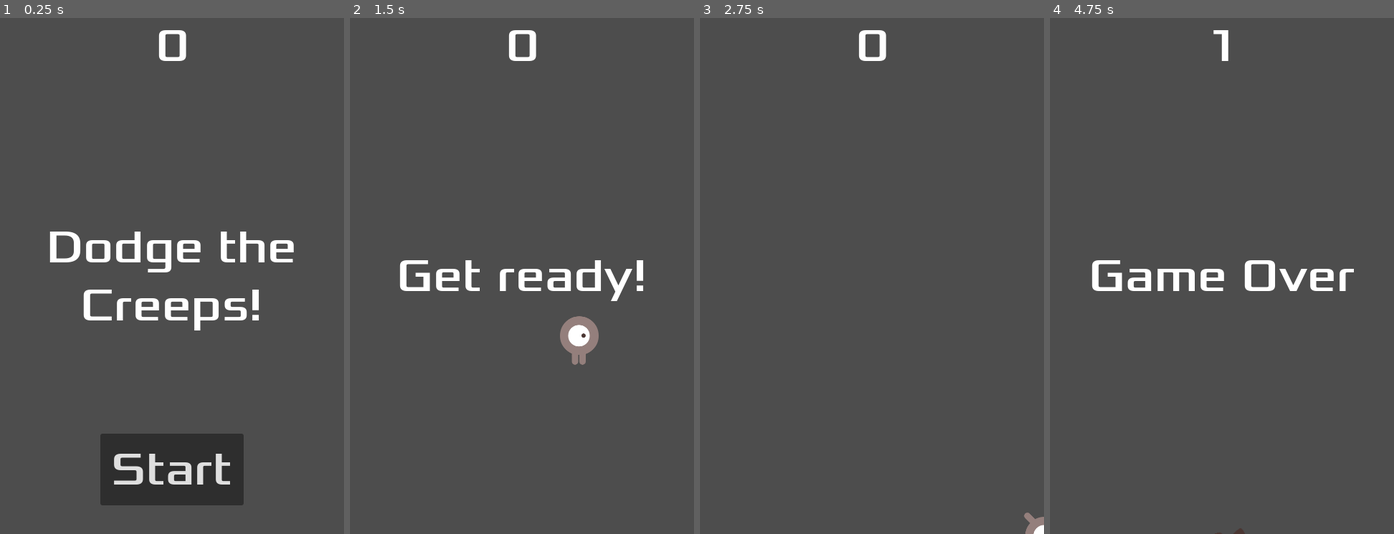
Above: before the commit, frames 1-4 (left to right).
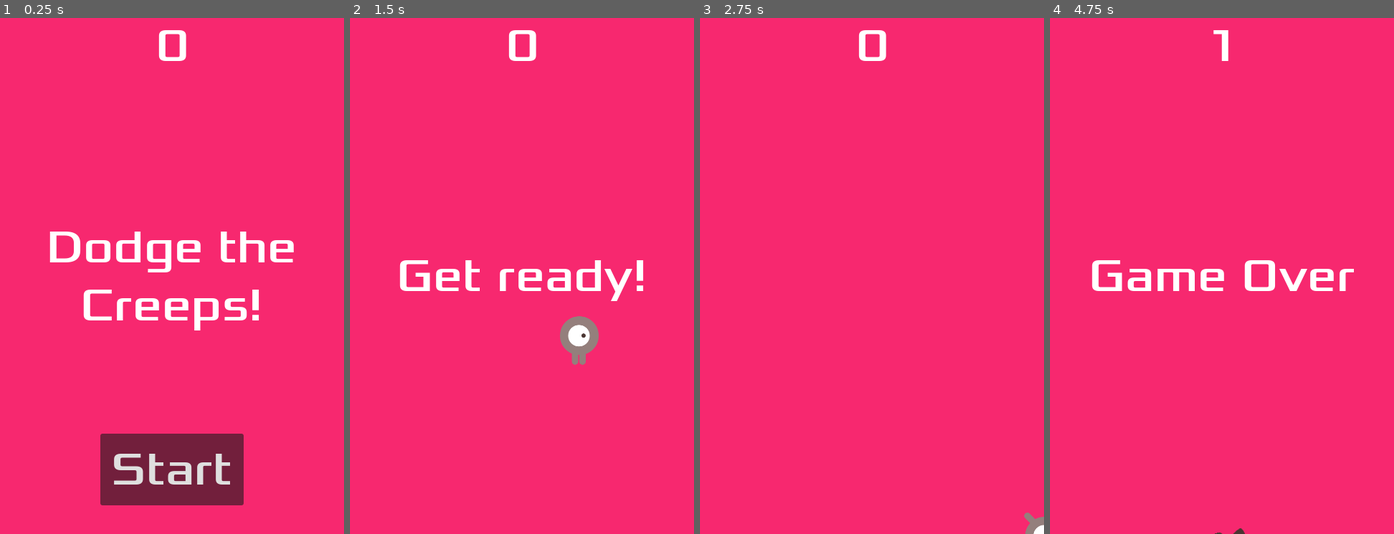
Above: after the commit, the same moments.

Repository: jmsanchezdiaz/entregas-ipv-sanchez-diaz-juan-manuel
Game: Godot game, scene res://main.tscn
Same seed, same stepped clock (60 frames per second), same inputs: the game is played once before the commit and once after it.
Inputs:
- Up to frame 1 (0.25 s): no input
- Up to frame 2 (1.5 s): click "Start" at 0.5 s; tap Enter at 1.25 s; hold Right (move_right) from 1.28 s (still down)
- Up to frame 3 (2.75 s): release Right (move_right) at 2.03 s; hold Down (move_down) from 2.03 s (still down)
- Up to frame 4 (4.75 s): release Down (move_down) at 2.78 s; hold Right (move_right) 2.78-3.53 s; hold Up (move_up) 3.53-4.28 s; hold Left (move_left) from 4.28 s (still down)

The runs differ from the first frame. In frame 1, 97% of the frame differs, in the area x 0-100%, y 0-100%; in frame 2, 98%; in frame 3, 100%; in frame 4, 98%.

Commit message:
Add sounds, bgcolor, shortcut to button

Diff:
--- a/entrega-A-sanchez-diaz-juan-manuel/dogde-the-creeps/hud.tscn
+++ b/entrega-A-sanchez-diaz-juan-manuel/dogde-the-creeps/hud.tscn
@@ -1,7 +1,13 @@
-[gd_scene load_steps=3 format=3 uid="uid://uuv03hsyc1yv"]
+[gd_scene load_steps=5 format=3 uid="uid://uuv03hsyc1yv"]
 
 [ext_resource type="FontFile" uid="uid://cnumysgawtpf0" path="res://fonts/Xolonium-Regular.ttf" id="1_blx7s"]
 [ext_resource type="Script" path="res://hud.gd" id="1_bxn1f"]
+
+[sub_resource type="InputEventAction" id="InputEventAction_s7v8y"]
+action = &"start_game"
+
+[sub_resource type="Shortcut" id="Shortcut_u3upp"]
+events = [SubResource("InputEventAction_s7v8y")]
 
 [node name="HUD" type="CanvasLayer"]
 script = ExtResource("1_bxn1f")
@@ -54,6 +60,7 @@
 grow_vertical = 0
 theme_override_fonts/font = ExtResource("1_blx7s")
 theme_override_font_sizes/font_size = 64
+shortcut = SubResource("Shortcut_u3upp")
 text = "Start"
 
 [node name="MessageTimer" type="Timer" parent="."]
--- a/entrega-A-sanchez-diaz-juan-manuel/dogde-the-creeps/main.gd
+++ b/entrega-A-sanchez-diaz-juan-manuel/dogde-the-creeps/main.gd
@@ -15,11 +15,14 @@
 func game_over() -> void:
 	$ScoreTimer.stop()
 	$MobTimer.stop()
+	$MusicSound.stop()
+	$DeathSound.play()
 	$HUD.show_game_over()
 
 
 func new_game() -> void:
 	score = 0
+	$MusicSound.play()
 	get_tree().call_group("mobs", "queue_free")
 	$HUD.update_score(0)
 	$HUD.show_message("Get ready!")
--- a/entrega-A-sanchez-diaz-juan-manuel/dogde-the-creeps/main.tscn
+++ b/entrega-A-sanchez-diaz-juan-manuel/dogde-the-creeps/main.tscn
@@ -1,9 +1,11 @@
-[gd_scene load_steps=6 format=3 uid="uid://c2etr4j00pgat"]
+[gd_scene load_steps=8 format=3 uid="uid://c2etr4j00pgat"]
 
 [ext_resource type="Script" path="res://main.gd" id="1_2xeic"]
 [ext_resource type="PackedScene" uid="uid://cw62oct1pao5e" path="res://player.tscn" id="1_8uutl"]
 [ext_resource type="PackedScene" uid="uid://bat8803m3l43b" path="res://mob.tscn" id="2_53ccj"]
 [ext_resource type="PackedScene" uid="uid://uuv03hsyc1yv" path="res://hud.tscn" id="4_tkqtc"]
+[ext_resource type="AudioStream" uid="uid://nhvu1anhigov" path="res://art/House In a Forest Loop.ogg" id="5_1yjsr"]
+[ext_resource type="AudioStream" uid="uid://dqeo25o42p832" path="res://art/gameover.wav" id="6_peafo"]
 
 [sub_resource type="Curve2D" id="Curve2D_r8nni"]
 _data = {
@@ -14,6 +16,15 @@
 [node name="Main" type="Node"]
 script = ExtResource("1_2xeic")
 mob_scene = ExtResource("2_53ccj")
+
+[node name="ColorRect" type="ColorRect" parent="."]
+visibility_layer = 768
+anchors_preset = 15
+anchor_right = 1.0
+anchor_bottom = 1.0
+grow_horizontal = 2
+grow_vertical = 2
+color = Color(0.968627, 0.156863, 0.435294, 1)
 
 [node name="Player" parent="." instance=ExtResource("1_8uutl")]
 
@@ -36,6 +47,12 @@
 
 [node name="HUD" parent="." instance=ExtResource("4_tkqtc")]
 
+[node name="MusicSound" type="AudioStreamPlayer2D" parent="."]
+stream = ExtResource("5_1yjsr")
+
+[node name="DeathSound" type="AudioStreamPlayer2D" parent="."]
+stream = ExtResource("6_peafo")
+
 [connection signal="hit" from="Player" to="." method="game_over"]
 [connection signal="timeout" from="MobTimer" to="." method="_on_mob_timer_timeout"]
 [connection signal="timeout" from="ScoreTimer" to="." method="_on_score_timer_timeout"]
--- a/entrega-A-sanchez-diaz-juan-manuel/dogde-the-creeps/project.godot
+++ b/entrega-A-sanchez-diaz-juan-manuel/dogde-the-creeps/project.godot
@@ -43,3 +43,8 @@
 "events": [Object(InputEventKey,"resource_local_to_scene":false,"resource_name":"","device":-1,"window_id":0,"alt_press …(195 unchanged characters)…
 ]
 }
+start_game={
+"deadzone": 0.5,
+"events": [Object(InputEventKey,"resource_local_to_scene":false,"resource_name":"","device":-1,"window_id":0,"alt_pressed":false,"shift_pressed":false,"ctrl_pressed":false,"meta_pressed":false,"pressed":false,"keycode":0,"physical_keycode":4194309,"key_label":0,"unicode":0,"location":0,"echo":false,"script":null)
+]
+}
